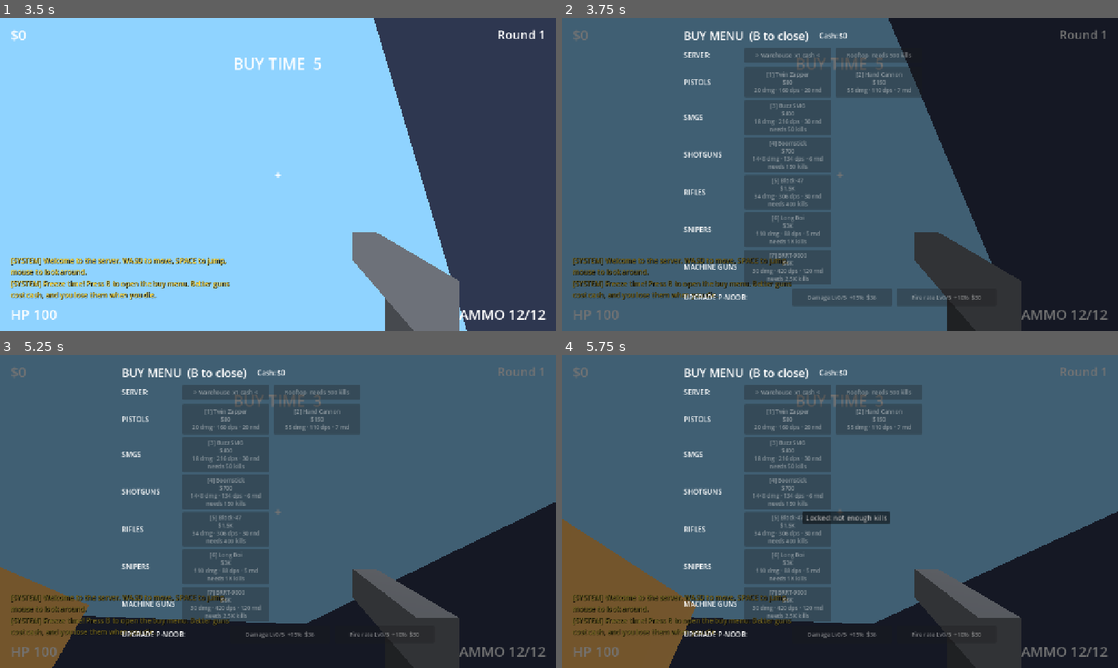
Above: before the commit, frames 1-4 (two rows, left to right).
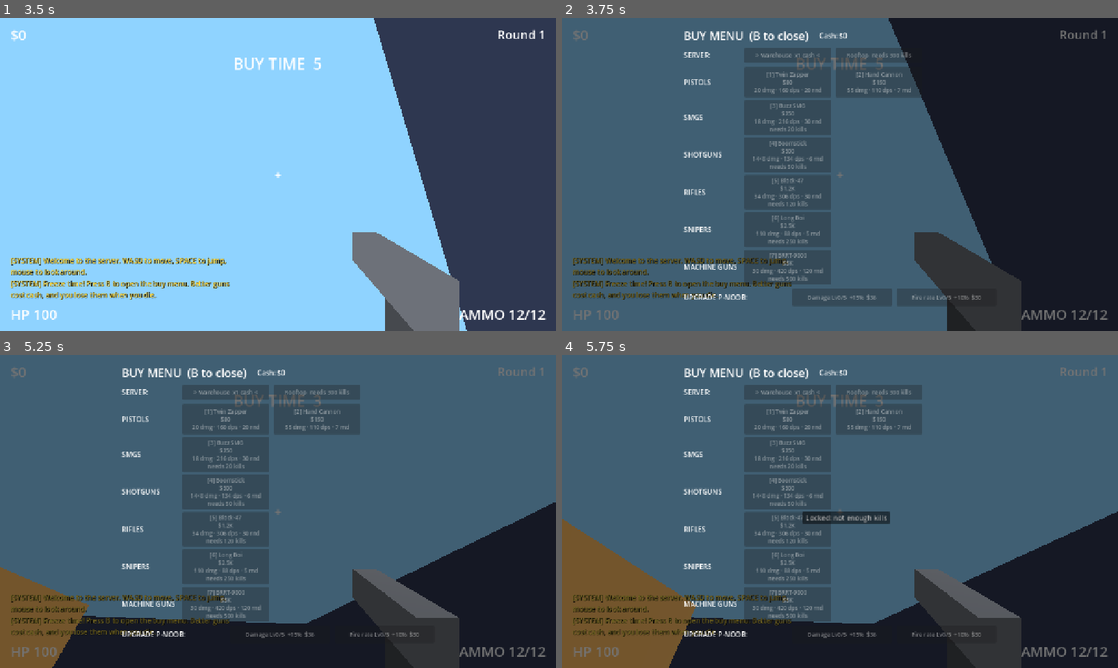
Above: after the commit, the same moments.

Repository: yeahlolnice/PixleShooterIdle
Game: Godot game, scene res://scenes/main.tscn
Two runs of this game, one before a commit and one after it. Both use one fixed random seed, a clock stepped at 60 frames per second and the inputs below.
Inputs (mouse positions are in pixels of both pictures, inside the frame that each line leads up to):
- Up to frame 1 (3.5 s): tap Enter at 0.5, 2.75 s; move the mouse to (305, 174) at 0.52 s; hold W (move_forward) 0.53-1.25 s; hold Right mouse button (aim) 0.53-1.25 s; click (305, 174) at 0.67 s; tap Space (jump) at 0.77, 1.25 s; drag from (166, 190) to (250, 237) at 1.27 s; click "Mute bot chat" at 2 s; move the mouse to (333, 105) at 2.77 s; press the mouse at (333, 105) at 2.78 s; hold D (move_right) from 2.78 s (still down)
- Up to frame 2 (3.75 s): tap B (buy_menu) at 3.5 s; move the mouse to (834, 180) at 3.52 s; release D (move_right) at 3.53 s; release the mouse at (834, 180) at 3.53 s; hold W (move_forward) from 3.53 s (still down); tap V (noclip) at 3.6 s; click (834, 180) at 3.67 s
- Up to frame 3 (5.25 s): tap Space (jump) at 3.77, 4.52 s; tap B (buy_menu) at 4.25, 5 s; move the mouse to (444, 558) at 4.27 s; release W (move_forward) at 4.28 s; hold A (move_left) 4.28-5.03 s; hold Shift 4.28-5.03 s; move the mouse to (233, 508) at 5.02 s; hold W (move_forward) from 5.03 s (still down); tap Alt at 5.1 s
- Up to frame 4 (5.75 s): keep holding W (move_forward); tap Space (jump) at 5.27 s

Frame 1 is identical in both runs. In frame 2, 0.1% of the frame differs, in the area x 37-45%, y 29-84%; in frame 3, 0.1%; in frame 4, 0.1%.

Commit message:
Fun pack: pacing retune and weaker early Grunts (D61)
Kill gates were the wall (Wallhack ~80 min, Aimbot ~50 h at 5 kills/min).
Cheat unlocks cut 3-15x and early costs lowered; guns and Rooftop unlock
sooner; Grunts have 50 HP; streak cap x3; new per_cheat_bonus pays +10%
kill cash per cheat switched on. Pacing test reads thresholds from data.

Co-Authored-By: Claude Opus 5.5 <noreply@anthropic.com>

Diff:
--- a/core/data_schema.gd
+++ b/core/data_schema.gd
@@ -196,7 +196,9 @@
 					"headshot_mult": _NUM_POS,
 					"streak_step": _NUM_NONNEG,
 					"streak_cap": _NUM_NONNEG,
-				},
+					"per_cheat_bonus": _NUM_NONNEG,
+				},
+				"optional": ["per_cheat_bonus"],
 			},
 			"round": {
 				"type": "object",
--- a/core/match_tracker.gd
+++ b/core/match_tracker.gd
@@ -64,11 +64,21 @@
 	var rules: Dictionary = DataRegistry.economy()["kill_reward"]
 	var mults := rules.duplicate()
 	var arena := DataRegistry.arena(arena_id) if arena_id != "" else {}
-	mults["global_mult"] = float(arena.get("cash_mult", 1.0))
+	mults["global_mult"] = float(arena.get("cash_mult", 1.0)) * cheat_bonus_mult()
 	var base := float(rules["base_cash"])
 	if bot_type != "":
 		base *= float(DataRegistry.bot(bot_type).get("cash_mult", 1.0))
 	return Economy.cash_per_kill(base, headshot, streak, mults)
+
+
+## 1 + per_cheat_bonus x (cheats switched on): running more cheats pays more.
+static func cheat_bonus_mult() -> float:
+	var per := float(DataRegistry.economy()["kill_reward"].get("per_cheat_bonus", 0.0))
+	var on := 0
+	for cheat in CheatSystem.cheats():
+		if CheatSystem.is_enabled(cheat.id):
+			on += 1
+	return 1.0 + per * on
 
 
 ## Credits cash and kill counters, then extends the streak. Returns cash paid.
--- a/data/arenas.json
+++ b/data/arenas.json
@@ -56,7 +56,7 @@
       "name": "Rooftop",
       "order": 2,
       "cash_mult": 10,
-      "unlock_kills": 500,
+      "unlock_kills": 300,
       "bots_per_wave": 7,
       "bot_types": ["sniper", "grunt", "rusher"],
       "bot_mults": {
--- a/data/bots.json
+++ b/data/bots.json
@@ -4,7 +4,7 @@
       "id": "grunt",
       "name": "Grunt",
       "behaviour": "grunt",
-      "health": 100,
+      "health": 50,
       "move_speed": 2.5,
       "reaction_time_s": 1.0,
       "aim_error_deg": 14,
--- a/data/cheats.json
+++ b/data/cheats.json
@@ -8,8 +8,8 @@
       "name": "Speed Hack",
       "tab": "Movement",
       "order": 1,
-      "unlock": {"kills": 10},
-      "base_cost": 100,
+      "unlock": {"kills": 5},
+      "base_cost": 50,
       "max_level": 15,
       "effects": [
         {"key": "move_speed_mult", "target": "player", "type": "number", "from": 1.1, "to": 2.5, "curve": "linear"}
@@ -21,8 +21,8 @@
       "name": "Infinite Ammo",
       "tab": "Combat",
       "order": 2,
-      "unlock": {"kills": 50},
-      "base_cost": 500,
+      "unlock": {"kills": 15},
+      "base_cost": 200,
       "max_level": 10,
       "effects": [
         {"key": "mag_mult", "target": "weapon", "type": "number", "from": 2.0, "to": 10.0, "curve": "exp"},
@@ -35,8 +35,8 @@
       "name": "Auto Bhop",
       "tab": "Movement",
       "order": 3,
-      "unlock": {"kills": 150},
-      "base_cost": 1500,
+      "unlock": {"kills": 40},
+      "base_cost": 600,
       "max_level": 10,
       "effects": [
         {"key": "max_hop_speed_mult", "target": "cheat", "type": "number", "from": 6.2, "to": 7.5, "curve": "linear"},
@@ -48,8 +48,8 @@
       "name": "Wallhack",
       "tab": "Visuals",
       "order": 4,
-      "unlock": {"kills": 400},
-      "base_cost": 4000,
+      "unlock": {"kills": 120},
+      "base_cost": 1500,
       "max_level": 10,
       "script": "res://cheats/wallhack.gd",
       "effects": [
@@ -63,8 +63,8 @@
       "name": "No Recoil",
       "tab": "Combat",
       "order": 5,
-      "unlock": {"kills": 1000},
-      "base_cost": 10000,
+      "unlock": {"kills": 200},
+      "base_cost": 4000,
       "max_level": 10,
       "effects": [
         {"key": "recoil_mult", "target": "weapon", "type": "number", "from": 0.5, "to": 0.0, "curve": "linear"},
@@ -77,8 +77,8 @@
       "name": "Triggerbot",
       "tab": "Combat",
       "order": 6,
-      "unlock": {"kills": 2500},
-      "base_cost": 25000,
+      "unlock": {"kills": 350},
+      "base_cost": 10000,
       "max_level": 10,
       "effects": [
         {"key": "delay_s", "target": "cheat", "type": "number", "from": 0.3, "to": 0.0, "curve": "linear"}
@@ -90,8 +90,8 @@
       "name": "Hitbox Expander",
       "tab": "Combat",
       "order": 7,
-      "unlock": {"kills": 6000},
-      "base_cost": 60000,
+      "unlock": {"kills": 600},
+      "base_cost": 25000,
       "max_level": 10,
       "effects": [
         {"key": "head_scale", "target": "cheat", "type": "number", "from": 1.5, "to": 4.0, "curve": "linear"}
@@ -103,8 +103,8 @@
       "name": "Aimbot",
       "tab": "Rage",
       "order": 8,
-      "unlock": {"kills": 15000},
-      "base_cost": 150000,
+      "unlock": {"kills": 1000},
+      "base_cost": 60000,
       "max_level": 15,
       "effects": [
         {"key": "fov_deg", "target": "cheat", "type": "number", "from": 3.0, "to": 180.0, "curve": "exp"},
@@ -118,8 +118,8 @@
       "name": "Loot Magnet",
       "tab": "Visuals",
       "order": 9,
-      "unlock": {"kills": 40000},
-      "base_cost": 400000,
+      "unlock": {"kills": 1600},
+      "base_cost": 150000,
       "max_level": 10,
       "effects": [
         {"key": "radius_m", "target": "cheat", "type": "number", "from": 3.0, "to": 500.0, "curve": "exp"}
@@ -175,8 +175,8 @@
       "name": "Server Slots",
       "tab": "Rage",
       "order": 13,
-      "unlock": {"kills": 25},
-      "base_cost": 250,
+      "unlock": {"kills": 10},
+      "base_cost": 150,
       "max_level": 10,
       "resets_on_prestige": true,
       "effects": [
--- a/data/economy.json
+++ b/data/economy.json
@@ -5,7 +5,8 @@
     "base_cash": 10,
     "headshot_mult": 1.5,
     "streak_step": 0.1,
-    "streak_cap": 1.0
+    "streak_cap": 2.0,
+    "per_cheat_bonus": 0.1
   },
   "round": {
     "freeze_time_s": 8,
--- a/data/guns.json
+++ b/data/guns.json
@@ -60,7 +60,7 @@
       "id": "smg_buzz",
       "name": "Buzz SMG",
       "category": "smg",
-      "price": 400,
+      "price": 250,
       "damage": 18,
       "headshot_mult": 2.0,
       "fire_rate": 12.0,
@@ -73,7 +73,7 @@
       "bloom_recovery_deg_s": 8.0,
       "range_m": 45,
       "auto": true,
-      "unlock_kills": 50,
+      "unlock_kills": 20,
       "color": "gun_navy",
       "model_length_m": 0.34
     },
@@ -81,7 +81,7 @@
       "id": "shotgun_boomstick",
       "name": "Boomstick",
       "category": "shotgun",
-      "price": 700,
+      "price": 500,
       "damage": 14,
       "pellets": 8,
       "headshot_mult": 1.5,
@@ -92,7 +92,7 @@
       "spread_deg": 6.0,
       "range_m": 25,
       "auto": false,
-      "unlock_kills": 150,
+      "unlock_kills": 50,
       "color": "gun_red",
       "model_length_m": 0.5
     },
@@ -100,7 +100,7 @@
       "id": "rifle_block47",
       "name": "Block-47",
       "category": "rifle",
-      "price": 1500,
+      "price": 1200,
       "damage": 34,
       "headshot_mult": 2.5,
       "fire_rate": 9.0,
@@ -113,7 +113,7 @@
       "bloom_recovery_deg_s": 6.0,
       "range_m": 90,
       "auto": true,
-      "unlock_kills": 400,
+      "unlock_kills": 120,
       "color": "gun_olive",
       "model_length_m": 0.55
     },
@@ -121,7 +121,7 @@
       "id": "sniper_longboi",
       "name": "Long Boi",
       "category": "sniper",
-      "price": 3000,
+      "price": 2500,
       "damage": 110,
       "headshot_mult": 3.0,
       "fire_rate": 0.8,
@@ -133,7 +133,7 @@
       "zoom_fov": 25,
       "range_m": 200,
       "auto": false,
-      "unlock_kills": 1000,
+      "unlock_kills": 250,
       "color": "gun_black",
       "model_length_m": 0.7
     },
@@ -141,7 +141,7 @@
       "id": "lmg_brrt",
       "name": "BRRT-9000",
       "category": "lmg",
-      "price": 6000,
+      "price": 5000,
       "damage": 30,
       "headshot_mult": 2.0,
       "fire_rate": 14.0,
@@ -154,7 +154,7 @@
       "bloom_recovery_deg_s": 4.0,
       "range_m": 80,
       "auto": true,
-      "unlock_kills": 2500,
+      "unlock_kills": 500,
       "color": "gun_grey",
       "model_length_m": 0.65
     }
--- a/tests/integration/test_cheat_core_loop.gd
+++ b/tests/integration/test_cheat_core_loop.gd
@@ -63,17 +63,18 @@
 	var base_speed := player.effective(&"move_speed")
 	var sh_cost := CheatSystem.next_cost("speed_hack")
 
-	# Locked until 10 kills, even with cash.
+	# Locked until its unlock kill count (from data), even with cash.
+	var need: int = CheatSystem.get_cheat("speed_hack").unlock_kills
 	GameState.add_cash(sh_cost)
-	_kill(9)
+	_kill(need - 1)
 	GameState.cash = maxf(GameState.cash, sh_cost)
-	assert_false(CheatSystem.is_unlocked("speed_hack"), "locked at 9 kills")
+	assert_false(CheatSystem.is_unlocked("speed_hack"), "locked one kill short")
 	assert_false(CheatSystem.purchase("speed_hack"))
 	_kill(1)
-	assert_eq(GameState.lifetime_kills, 10)
-	assert_true(CheatSystem.is_unlocked("speed_hack"), "unlocked at 10 kills")
+	assert_eq(GameState.lifetime_kills, need)
+	assert_true(CheatSystem.is_unlocked("speed_hack"), "unlocked at the data threshold")
 
-	# Buy (earned cash from 10 kills is already enough; top up to be deterministic).
+	# Buy (earned cash from those kills is already enough; top up to be deterministic).
 	GameState.cash = maxf(GameState.cash, sh_cost)
 	var cash_before := GameState.cash
 	assert_true(CheatSystem.purchase("speed_hack"))
@@ -106,7 +107,7 @@
 	EventBus.game_state_loaded.emit()
 	assert_eq(CheatSystem.level("speed_hack"), 1, "still owned")
 	assert_true(CheatSystem.is_enabled("speed_hack"), "still enabled")
-	assert_eq(GameState.lifetime_kills, 10)
+	assert_eq(GameState.lifetime_kills, need)
 	assert_almost_eq(GameState.cash, cash_saved, 0.001)
 	assert_almost_eq(player.effective(&"move_speed"), boosted, 0.0001, "effect re-applied after load")
 
--- a/tests/unit/test_combat_cheats.gd
+++ b/tests/unit/test_combat_cheats.gd
@@ -26,9 +26,9 @@
 	return CheatSystem.get_cheat(id)
 
 
-func _spawn_bot(pos: Vector3) -> Bot:
+func _spawn_bot(pos: Vector3, bot_type := "grunt") -> Bot:
 	var bot: Bot = BotScene.instantiate()
-	bot.configure("grunt", DataRegistry.first_arena_id())
+	bot.configure(bot_type, DataRegistry.first_arena_id())
 	_world.add_child(bot)
 	bot.global_position = pos
 	bot.set_physics_process(false)
@@ -134,7 +134,7 @@
 # --- Spinbot -----------------------------------------------------------------------
 
 func test_spinbot_whips_around_and_fires_on_interval() -> void:
-	var bot := _spawn_bot(Vector3(1, 0, 7))  # behind the player
+	var bot := _spawn_bot(Vector3(1, 0, 7), "rusher")  # behind the player; survives one headshot
 	await wait_physics_frames(2)
 	var c := _cheat("spinbot") as Spinbot
 	c.apply(_player, 1)
Not shown, changed: docs/DECISIONS.md
